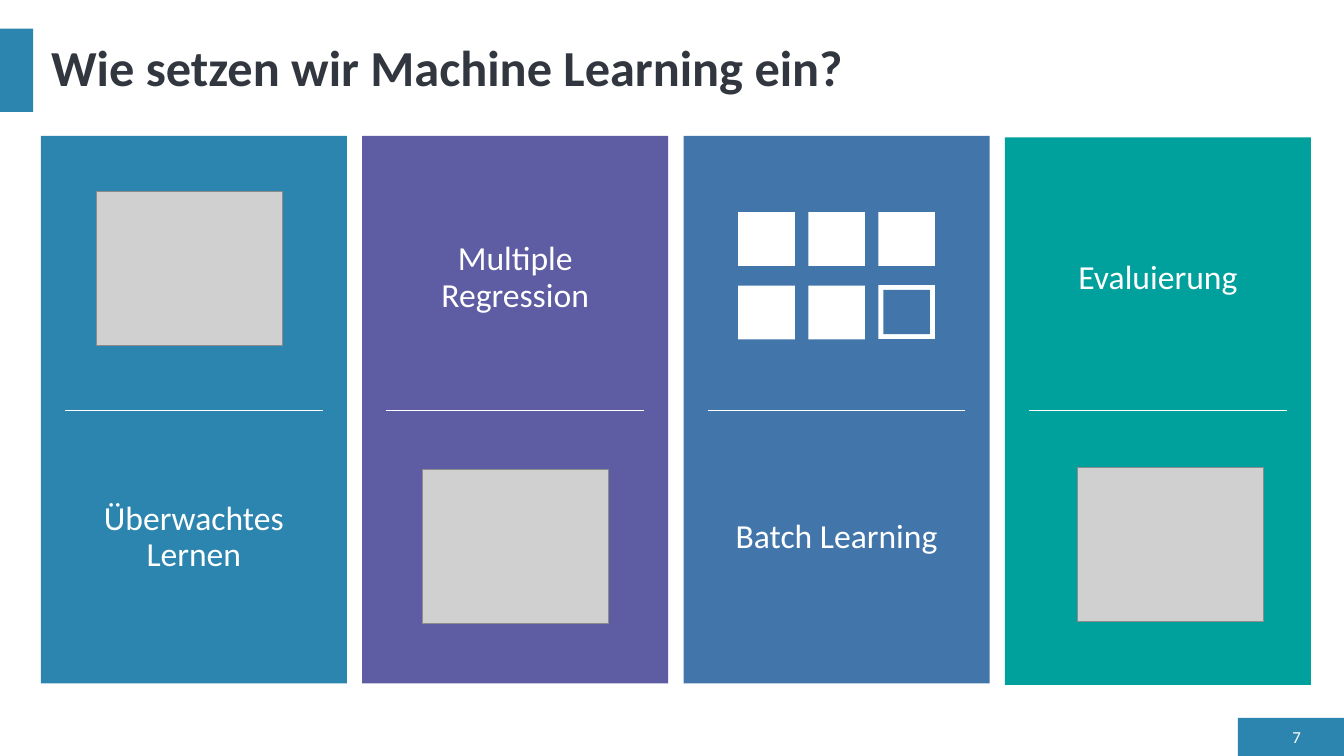
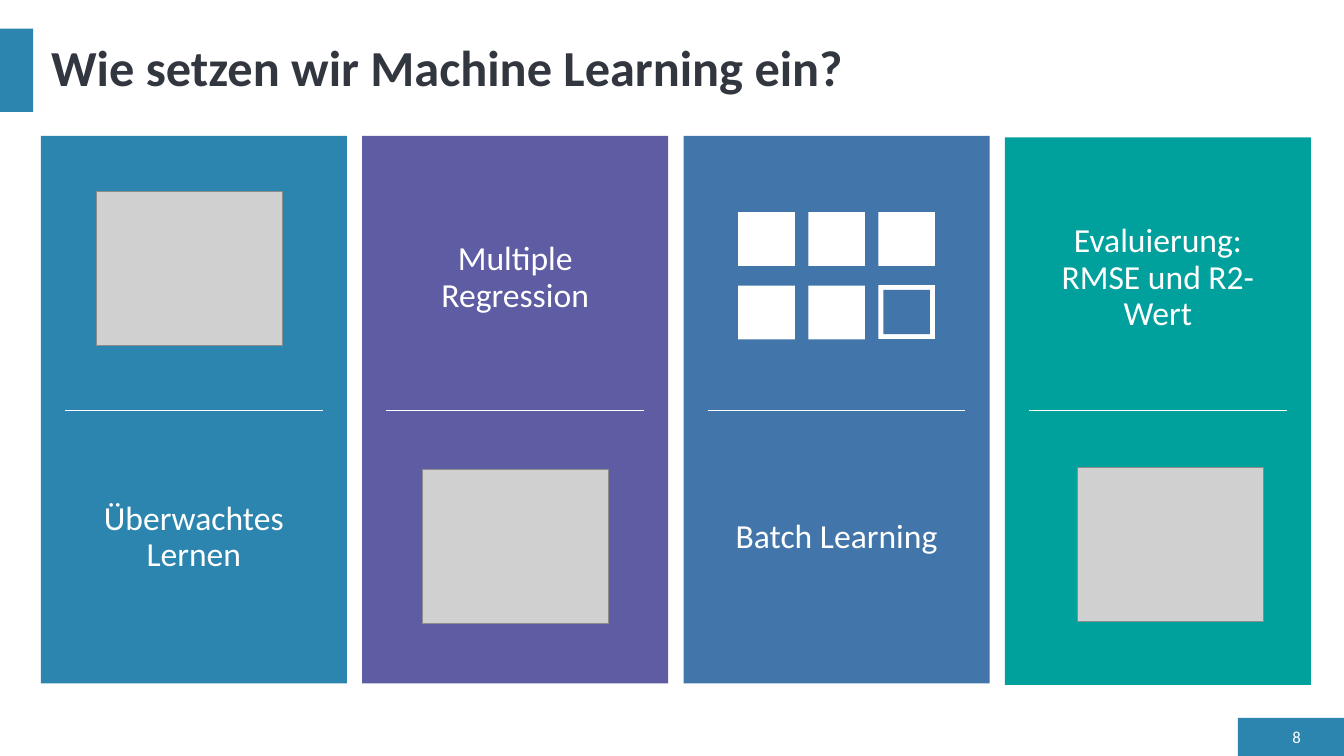
Before and after one commit to LennartFertig/DataExploration_HousePriceSeattle, a slide deck: slide 8 of HousePricePrediction_Präsentation.pptx (slide 7 before the commit). Drawn at 1344x756 pixels with LibreOffice and Linux fonts; fonts in the diff are those of the drawing; grey boxes stand for pictures. Boxes give left, top, right and bottom in pixels: in the first picture for what was removed or moved away, otherwise in the second. Text is boxed around its words. In the diff, an @@ line names an element or a change of style, - is before the commit and + after.

```diff
--- a/HousePricePrediction_Präsentation.pptx
+++ b/HousePricePrediction_Präsentation.pptx
@@ text at (x1=1062, y1=228, x2=1254, y2=326): text changed @@
-Evaluierung
+Evaluierung: RMSE und R2-Wert
@@ page number at (x1=1292, y1=731, x2=1300, y2=743): text changed @@
-7
+8
```
Also in this commit, not shown: 10 other slides changed, 7 slides added, 1 slide removed.
